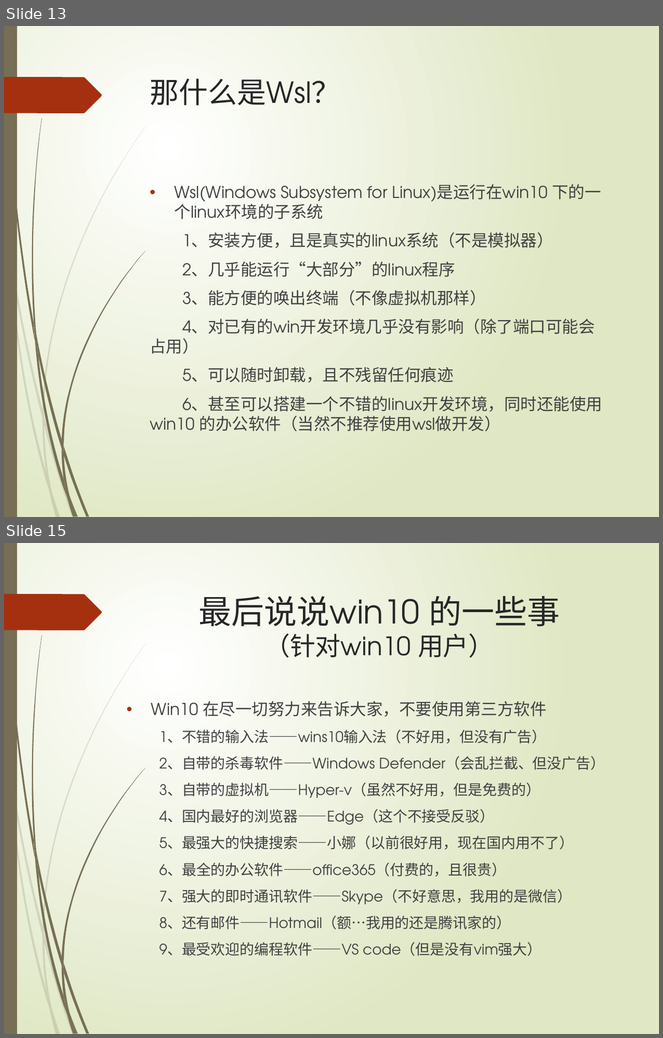
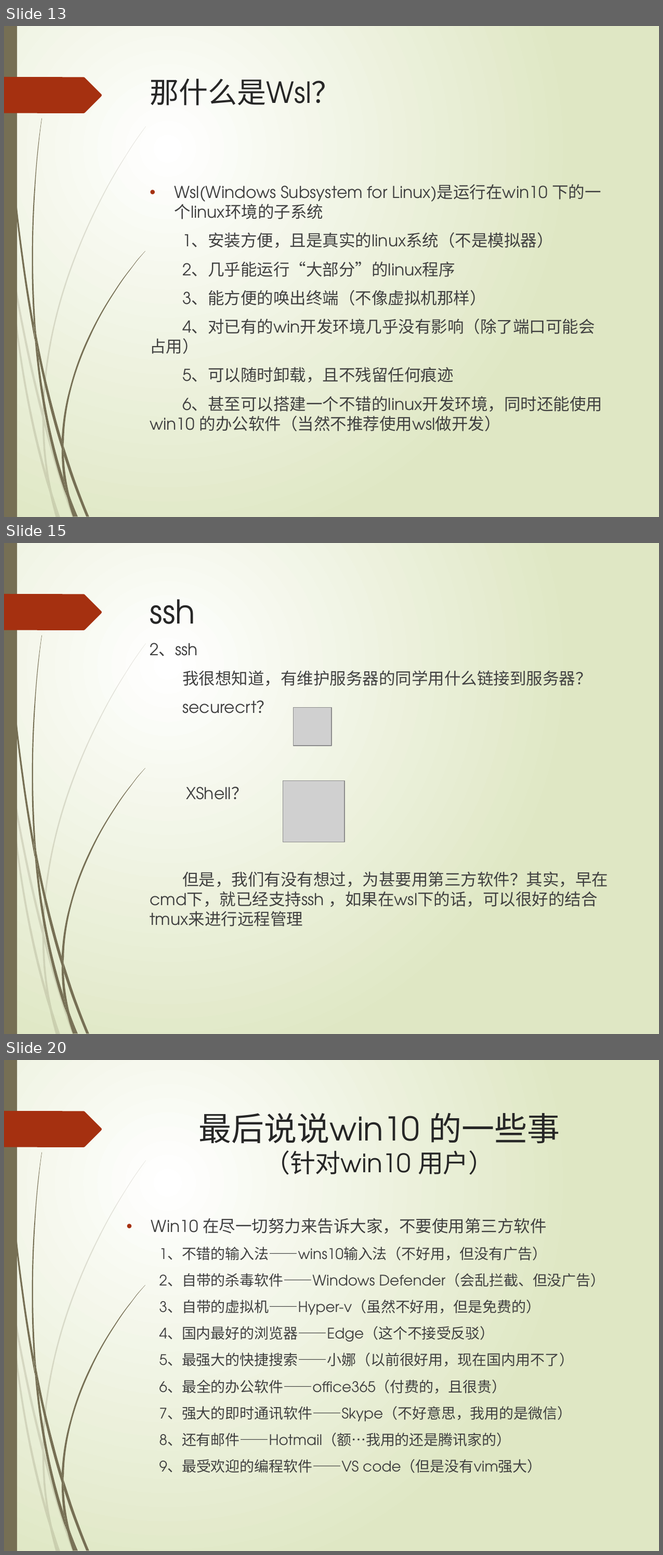
Before and after one commit to niming175/my-wsl-setting, a slide deck: web开发环境概述.pptx. Shown one above the other, each under a label of ours: slides 13 and 15 before the commit, slides 13, 15 and 20 after it; the slides between them are not shown. The pictures are 663x1038 and 663x1555 pixels, drawn with LibreOffice and Linux fonts; fonts in the diff are those of the drawing; grey boxes stand for pictures. Boxes give left, top, right and bottom in pixels: in the first picture for what was removed or moved away, otherwise in the second. Text is boxed around its words. In the diff, an @@ line names an element or a change of style, - is before the commit and + after.

```diff
--- a/web开发环境概述.pptx
+++ b/web开发环境概述.pptx
@@ slide 15 added at (4,543,659,1034), background gradient #FFFFFF to #DFE8C4; not listed: 24 template elements that a slide beside it also shows @@
@@ title added at (150,599,195,624), 36 pt, text #262626 @@
+ssh
@@ text added at (150,643,608,927), 18 pt, text #404040 @@
+2、ssh
+我很想知道，有维护服务器的同学用什么链接到服务器？
+securecrt？
+XShell？
+但是，我们有没有想过，为甚要用第三方软件？其实，早在cmd下，就已经支持ssh ，如果在wsl下的话，可以很好的结合tmux来进行远程管理
@@ picture added at (294,707,332,745) @@
@@ picture added at (283,781,345,843) @@
@@ what was slide 15 is now slide 20 @@
```
Also in this commit, not shown: 3 slides changed, 4 other slides added, 1 other file.
